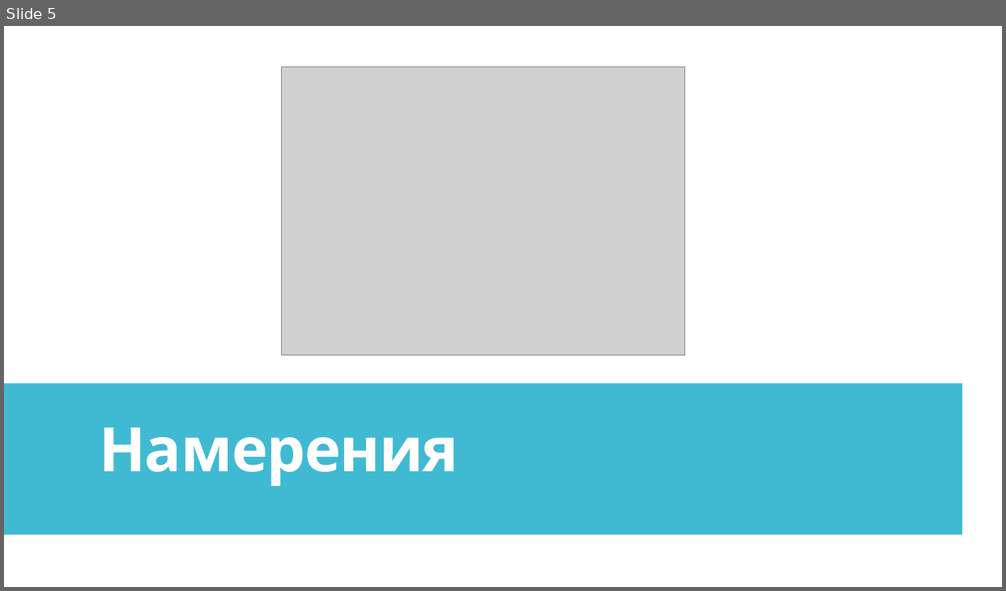
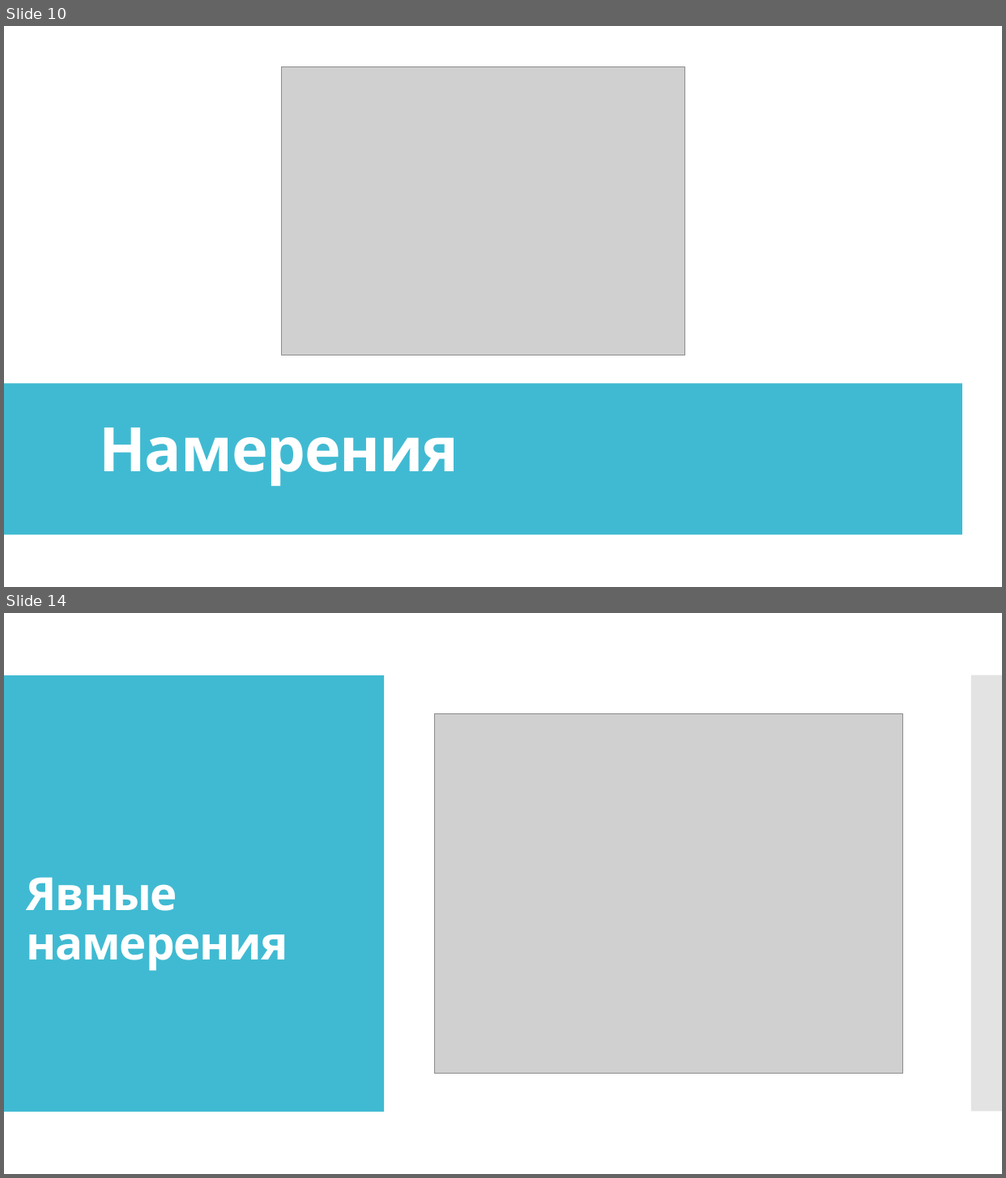
Before and after one commit to IriEfremova/LessonsCube, a slide deck: Android/Lesson15/ContextIntent.pptx. Shown one above the other, each under a label of ours: slide 5 before the commit, slides 10 and 14 after it; the slides between them are not shown. The pictures are 1006x591 and 1006x1178 pixels, drawn with LibreOffice and Linux fonts; fonts in the diff are those of the drawing; grey boxes stand for pictures. Boxes give left, top, right and bottom in pixels: in the first picture for what was removed or moved away, otherwise in the second. Text is boxed around its words. In the diff, an @@ line names an element or a change of style, - is before the commit and + after.

```diff
--- a/Android/Lesson15/ContextIntent.pptx
+++ b/Android/Lesson15/ContextIntent.pptx
@@ slide 14 added at (4,613,1002,1174), background #FFFFFF @@
@@ rectangle added at (4,613,1002,1174), fill #FFFFFF @@
@@ rectangle added at (4,675,752,1112), fill #40BAD2 @@
@@ rectangle added at (4,675,385,1112), fill #40BAD2 @@
@@ rectangle added at (763,675,1002,1112), fill #C8C8C8 at 50% opacity @@
@@ rectangle added at (971,675,1002,1112), fill #C8C8C8 at 50% opacity @@
@@ picture added at (434,713,902,1074) @@
@@ text added at (26,877,288,971), 44 pt, text #FFFFFF, bold @@
+Явные намерения
@@ what was slide 5 is now slide 10 @@
```
Also in this commit, not shown: 6 slides changed, 9 other slides added, 5 slides removed.
